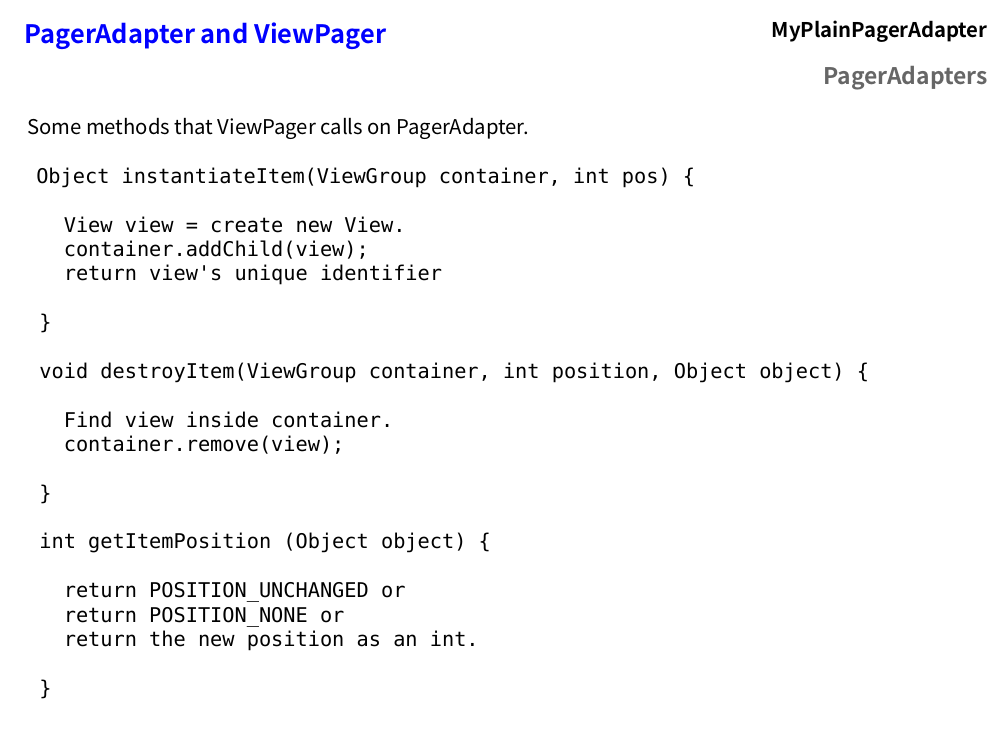
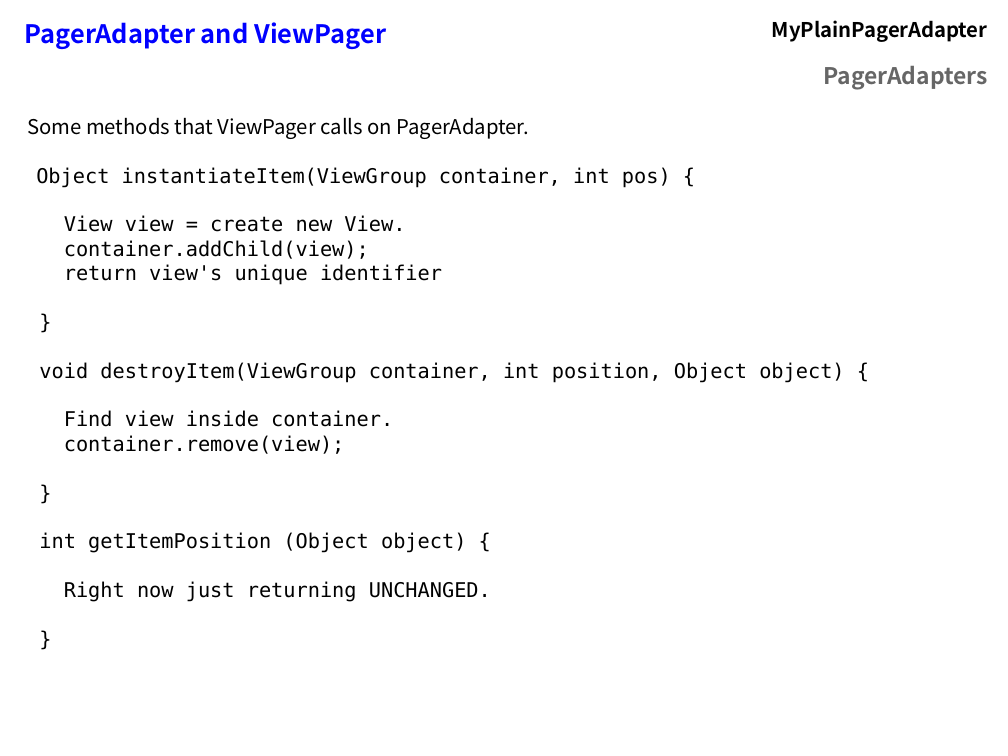
Before and after one commit to flocela/PagerAdaptersHandouts, a slide deck: slide 14 of PagerAdapterPresentation.odp (slide 12 before the commit). Drawn at 1008x756 pixels with LibreOffice and Linux fonts; fonts in the diff are those of the drawing. Boxes give left, top, right and bottom in pixels: in the first picture for what was removed or moved away, otherwise in the second. Text is boxed around its words. In the diff, an @@ line names an element or a change of style, - is before the commit and + after.

```diff
--- a/PagerAdapterPresentation.odp
+++ b/PagerAdapterPresentation.odp
@@ text at box(64, 581, 491, 602): text changed @@
-return POSITION_UNCHANGED or
-return POSITION_NONE or
-return the new position as an int.
+Right now just returning UNCHANGED.
```
Also in this commit, not shown: 9 other slides changed, 8 slides added, 1 slide removed, 1 other file.
